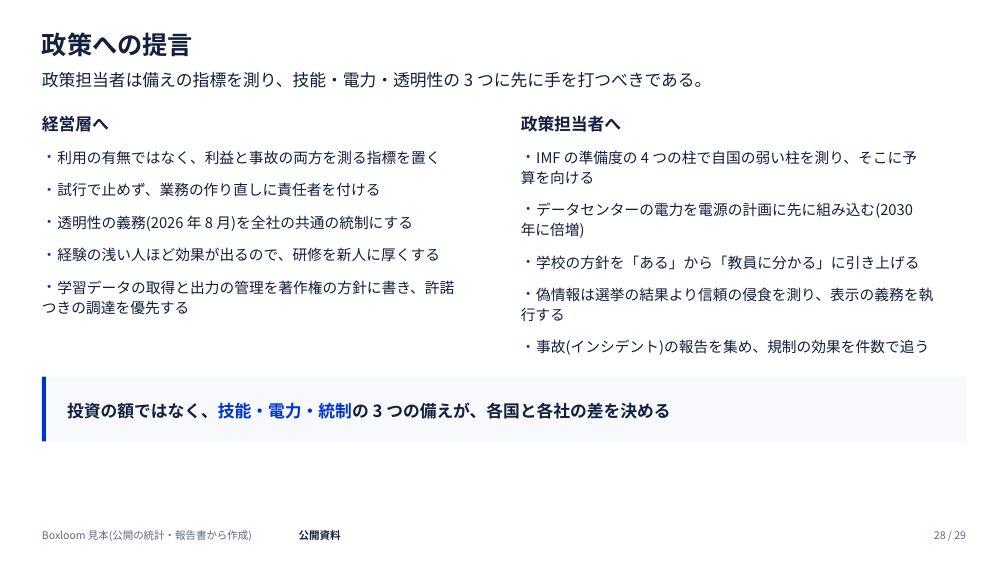
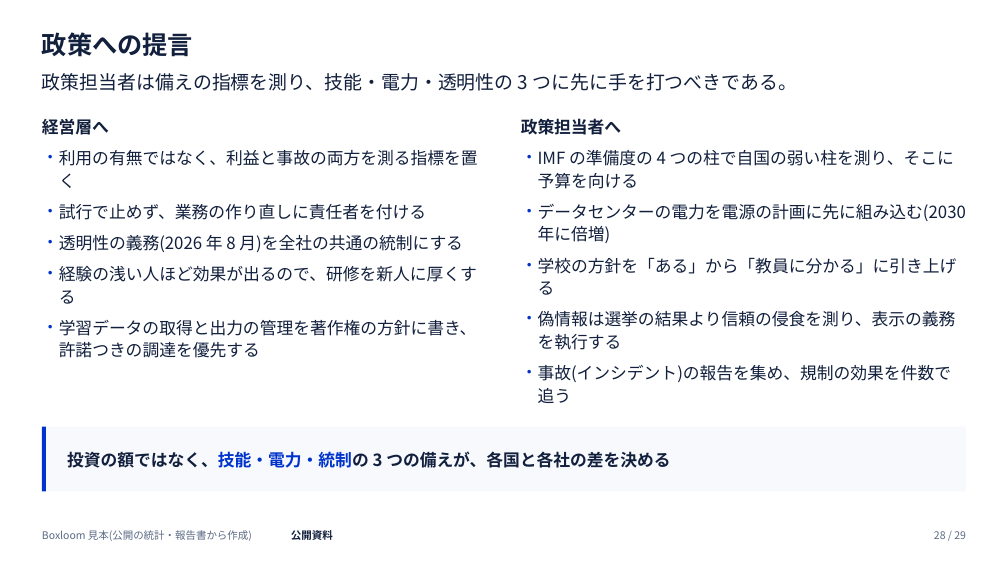
Before and after one commit to tjst-t/boxloom, a slide deck: slide 28 of boxloom/out/ai_society_light.pptx. Drawn at 1008x567 pixels with LibreOffice and Linux fonts; fonts in the diff are those of the drawing. Boxes give left, top, right and bottom in pixels: in the first picture for what was removed or moved away, otherwise in the second. Text is boxed around its words. In the diff, an @@ line names an element or a change of style, - is before the commit and + after.

```diff
--- a/boxloom/out/ai_society_light.pptx
+++ b/boxloom/out/ai_society_light.pptx
@@ text "政策担当者は備えの指標を測り、技能・電力・透明性の 3 つに先に手を打つべきである。" at [42, 73, 797, 91]: size 16 to 18 pt; line spacing 21.6pt to 24.3pt @@
@@ text at [59, 150, 478, 188]: size 14 to 16 pt in "利用の有無ではなく、利益と事故の両方を測る指標を置く"; indent changed; line spacing 18.9pt to 21.6pt @@
@@ text removed at [521, 150, 917, 184] @@
-・ IMF の準備度の 4 つの柱で自国の弱い柱を測り、そこに予
-算を向ける
@@ text added at [538, 150, 966, 403], 16 pt, text #12203D @@
+・ IMF の準備度の 4 つの柱で自国の弱い柱を測り、そこに予算を向ける
+・ データセンターの電力を電源の計画に先に組み込む(2030 年に倍増)
+・ 学校の方針を「ある」から「教員に分かる」に引き上げる
+・ 偽情報は選挙の結果より信頼の侵食を測り、表示の義務を執行する
+・ 事故(インシデント)の報告を集め、規制の効果を件数で追う
@@ text removed at [57, 182, 380, 197] @@
-・ 試行で止めず、業務の作り直しに責任者を付ける
@@ text at [59, 204, 477, 358]: paragraphs added @@
+・ 試行で止めず、業務の作り直しに責任者を付ける
+・ 透明性の義務(2026 年 8 月)を全社の共通の統制にする
+・ 経験の浅い人ほど効果が出るので、研修を新人に厚くする
+・ 学習データの取得と出力の管理を著作権の方針に書き、許諾つきの調達を優先する
@@ text removed at [521, 202, 913, 238] @@
-・ データセンターの電力を電源の計画に先に組み込む(2030
-年に倍増)
@@ text removed at [57, 215, 413, 231] @@
-・ 透明性の義務(2026 年 8 月)を全社の共通の統制にする
@@ text removed at [57, 247, 440, 262] @@
-・ 経験の浅い人ほど効果が出るので、研修を新人に厚くする
@@ text removed at [536, 255, 919, 270] @@
-・ 学校の方針を「ある」から「教員に分かる」に引き上げる
@@ text removed at [42, 280, 454, 314] @@
-・ 学習データの取得と出力の管理を著作権の方針に書き、許諾
-つきの調達を優先する
@@ text removed at [521, 287, 933, 321] @@
-・ 偽情報は選挙の結果より信頼の侵食を測り、表示の義務を執
-行する
@@ text removed at [536, 339, 929, 355] @@
-・ 事故(インシデント)の報告を集め、規制の効果を件数で追う
@@ 2 rectangles, 1 text: place and size @@
-2 rectangles, 1 text at [42, 377, 966, 442]
+2 rectangles, 1 text at [42, 426, 966, 492]
@@ text "公開資料" rewrapped from [299, 530, 341, 540] to [291, 528, 333, 542] @@
```
Also in this commit, not shown: 28 other slides changed, 32 other files.
